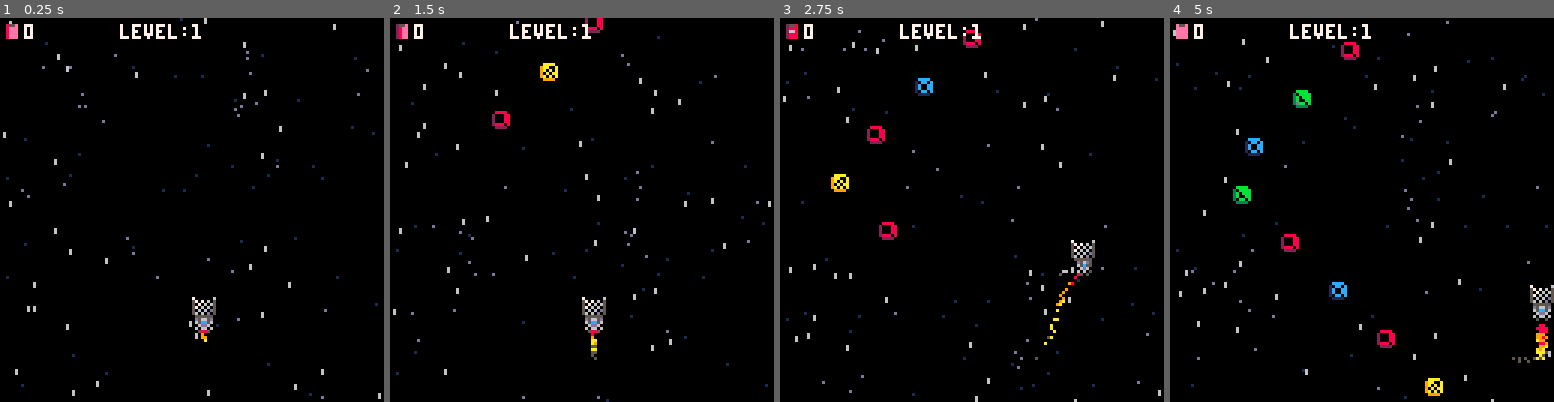
Above: before the commit, frames 1-4 (left to right).
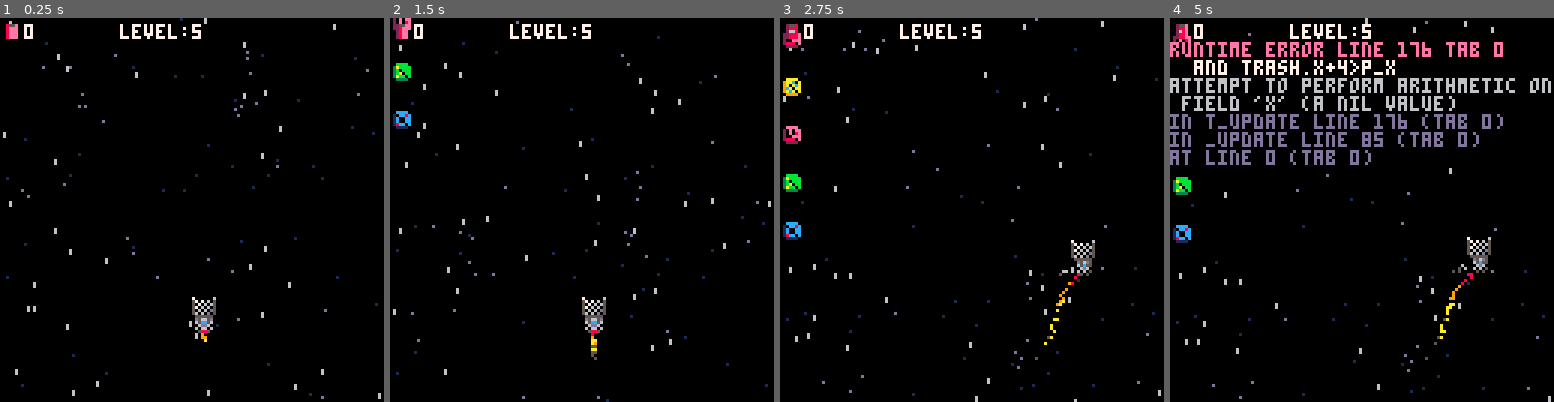
Above: after the commit, the same moments.

Repository: jacobneal65/drop-p8
Game: PICO-8 cartridge drop.p8
The game is run twice, just before and just after one commit, with the same random seed, the same clock (stepped at 60 frames per second) and the same inputs.
Inputs:
- Up to frame 1 (0.25 s): no input
- Up to frame 2 (1.5 s): no input
- Up to frame 3 (2.75 s): hold Right 1.6-2.1 s; hold Up 2.15-2.42 s; hold Right from 2.47 s (still down)
- Up to frame 4 (5 s): release Right at 3.03 s; hold Left 3.08-3.58 s; hold Down 3.63-3.97 s; hold Right 4.02-4.68 s; hold Up from 4.73 s (still down)

The runs differ from the first frame. In frame 1, less than 0.1% of the frame differs, in the area x 50-53%, y 1-5%; in frame 2, 0.8%; in frame 3, 1.5%; in frame 4, 12%, in the area x 0-100%, y 0-100%.
Error after the commit: runtime error line 176 tab 0; and trash.x+4>p_x; attempt to perform arithmetic on field 'x' (a nil value)

Commit message:
begin rewritting trash functions

Diff:
--- a/drop.p8
+++ b/drop.p8
@@ -28,7 +28,7 @@
 	t_grav=1
 	grav=1
 	frict=0.90
-	level=1
+	level=5
 	pt=0
 	t=0
 	--stars
@@ -127,32 +127,43 @@
 end
 -->8
 --trash
+--load trash is called at
+--start and each new level
 function load_trash()
 	t_ybnd=t_df_ybnd
 	t_grav=grav
-	l_dir={-1,1}
-	t_amt=10
-	if level==4 then
-		t_amt=5
-	end
-	for i=1,t_amt do
-		--starting x
-		local _i=i
-		--cross pattern
-		--two start at same point
-		if level==3 and i%2==0 then
-			_i=(i-1)
-		--all start at same point
-		elseif level==4 then
+
+	if level==1 then
+		fill_trash(64,1,10,0)--zig
+	elseif level==2 then
+		fill_trash(64,-1,10,0)--zig
+	elseif level==3 then
+		fill_trash(0,1,10,1)--cross
+	elseif level==4 then
+		fill_trash(0,1,5,2)--line
+	elseif level==5 then
+		fill_trash(64,1,10,0)--dblzig
+		fill_trash(64,-1,10,0)
+	end
+end
+
+function fill_trash(_x,_dir,_amt,_ord)
+	for i=1,_amt do
+		local _i,nx=i,_x
+		if _ord==1 and i%2==0 then--cros
+			_i=i-1
+			nx=118
+		elseif _ord==2 then--line
+			nx=20*i
 			_i=1
 		end
- 	local sx=t_start(i)
  	trash={
  		sprite=flr(rnd(t_cnt)+t_spr),
- 		x=sx,
- 		bx=sx,--base x
+ 		x=nx,
+ 		bx=nx,--base x
  		y=_i*(-t_itrvl),
  		i=i,
+ 		dir=_dir,
  	}
  	add(trashs,trash)
  end
@@ -188,27 +198,10 @@
 	end
 end
 
-function t_start(i)
- if level<3 then
- 	return 64
- elseif level==3 then
-	 local _x=6
-		if i%2==1 then
-			_x=118
-		end
- 	return _x
- elseif level==4 then
- 	return 20*i
- end
- --start in middle area
- --flr(rnd(48)+40)
- return 0
-end
-
 function t_pattern(_t)
 	local _y,_x=_t.y,_t.x
 	if level<3 then
-		return zig_p(_x,_y)
+		return zig_p(_t)
 	elseif level==3 then
 		return cros_p(_x,_y,_t.i)
 	elseif level==4 then
@@ -220,20 +213,20 @@
 	end
 end
 
-function zig_p(_x,_y)
-	if _y >= 0 and _y < 50 then
-		_x+=l_dir[level]
-	elseif _y >=50 then
-		_x-=l_dir[level]
-	end
-	return _x
+function zig_p(_t)
+	if _t.y >= 0 and _t.y < 50 then
+		_t.x+=_t.dir
+	elseif _t.y >=50 then
+		_t.x-=_t.dir
+	end
+	return _t.x
 end
 
 function cros_p(_x,_y,i)
 	if _y >= 0 then
-		local c_dir=1
+		local c_dir=-1
 		if i%2==1 then
-			c_dir=-1
+			c_dir=1
 		end
 		_x+=c_dir
 	end
